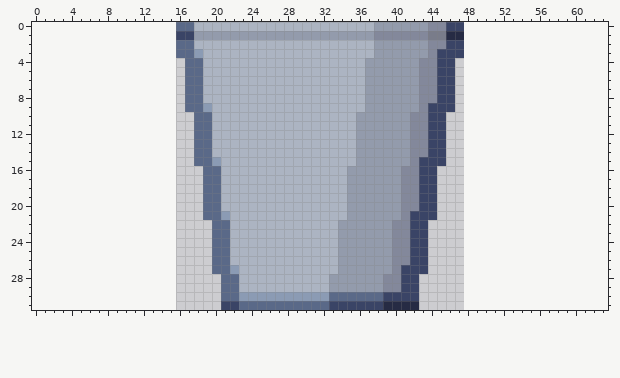
Two states of a pixel-art file, sprites/bucket/bucket.aseprite. Above: the version before the commit.
32x32 pixels, 1 frame. The old version is drawn lined up with the new one, on the new canvas.
Once edited:
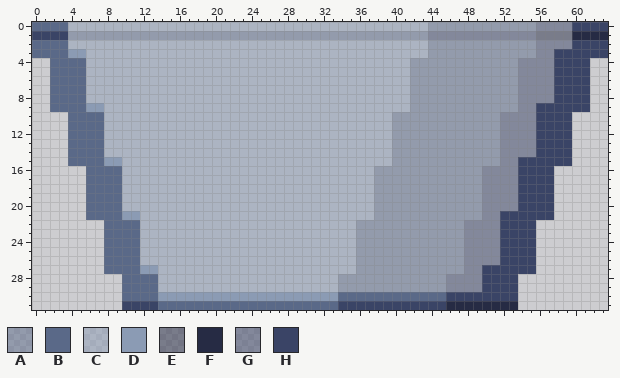
Palette (. is transparent): A #5a698880  B #5a6988  C #8b9bb480  D #8b9bb4  E #262b4480  F #262b44  G #3a446680  H #3a4466
The exact change:
canvas 32x32 -> 64x32, the old top-left corner now at 16,0
y 0: x 0..17 ................BB -> BBBBCCCCCCCCCCCCCC; x 38..63 AAAAAAGGHH................ -> CCCCCCAAAAAAAAAAAAGGGGHHHH
y 1: x 0..17 ................HH -> HHHHAAAAAAAAAAAAAA; x 38..63 GGGGGGEEFF................ -> AAAAAAGGGGGGGGGGGGEEEEFFFF
y 2: x 0..17 ................BB -> BBBBCCCCCCCCCCCCCC; x 38..63 AAAAAAGGHH................ -> CCCCCCAAAAAAAAAAAAGGGGHHHH
y 3: x 0..18 ................BBD -> BBBBDDCCCCCCCCCCCCC; x 38..63 AAAAAAGHHH................ -> CCCCCCAAAAAAAAAAAAGGHHHHHH
y 4..8: x 2..18 ...............BB -> BBBBCCCCCCCCCCCCC; x 37..41 AAAAA -> CCCCC; x 43..61 GGHH............... -> AAAAAAAAAAAGGGGHHHH
y 9: x 2..19 ...............BBD -> BBBBDDCCCCCCCCCCCC; x 37..41 AAAAA -> CCCCC; x 43..61 GHHH............... -> AAAAAAAAAAAGGHHHHHH
y 10..14: x 4..19 ..............BB -> BBBBCCCCCCCCCCCC; x 36..39 AAAA -> CCCC; x 42..59 GGHH.............. -> AAAAAAAAAAGGGGHHHH
y 15: x 4..20 ..............BBD -> BBBBDDCCCCCCCCCCC; x 36..39 AAAA -> CCCC; x 42..59 GHHH.............. -> AAAAAAAAAAGGHHHHHH
y 16..20: x 6..20 .............BB -> BBBBCCCCCCCCCCC; x 35..37 AAA -> CCC; x 41..57 GGHH............. -> AAAAAAAAAGGGGHHHH
y 21: x 6..21 .............BBD -> BBBBDDCCCCCCCCCC; x 35..37 AAA -> CCC; x 41..57 GHHH............. -> AAAAAAAAAGGHHHHHH
y 22..26: x 8..21 ............BB -> BBBBCCCCCCCCCC; x 34..35 AA -> CC; x 40..55 GGHH............ -> AAAAAAAAGGGGHHHH
y 27: x 8..22 ............BBD -> BBBBDDCCCCCCCCC; x 34..35 AA -> CC; x 40..55 GHHH............ -> AAAAAAAAGGHHHHHH
y 28..29: x 10..22 ...........BB -> BBBBCCCCCCCCC; x 33 A -> C; x 39..53 GGHH........... -> AAAAAAAGGGGHHHH
y 30: x 10..22 ...........BB -> BBBBDDDDDDDDD; x 33 B -> D; x 39..53 HHHH........... -> BBBBBBBHHHHHHHH
y 31: x 10..22 ...........HH -> HHHHBBBBBBBBB; x 33 H -> B; x 39..53 FFFF........... -> HHHHHHHFFFFFFFF
Boxes around the changes in both pictures, in picture pixels (x1, y1, x2, y2):
changed: (32, 22, 239, 310)
changed: (329, 22, 608, 310)
